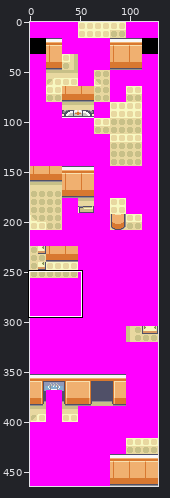
A sprite sheet gets an edit: raw_tilesets/secondary/decompiled_pokemon_center/bottom.png. Above: a wide view before the commit, with the close-up outlined.
Close-up. The starting point:
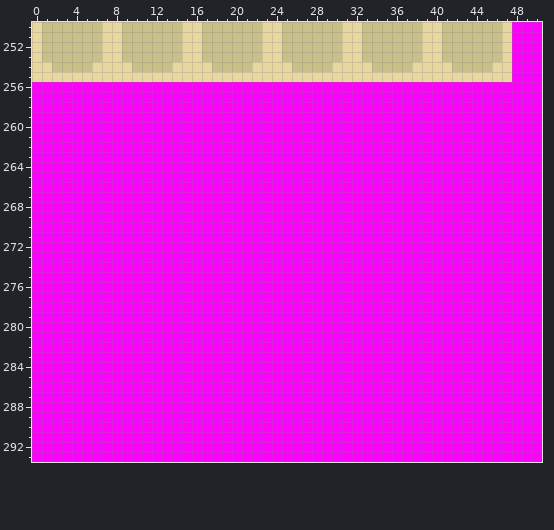
The file is 128x464 pixels. Shown: x 0..50, y 250..293.
The result:
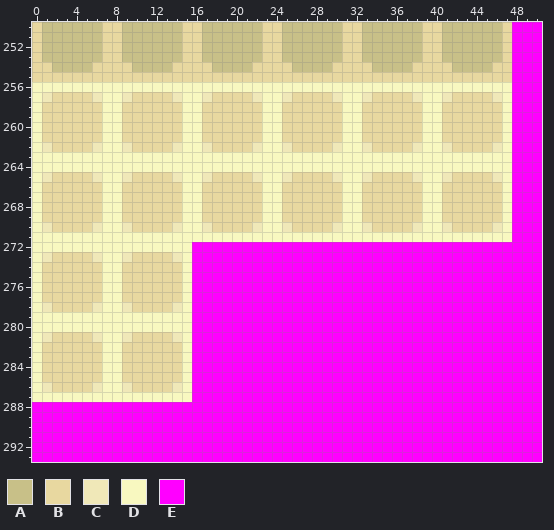
Palette (. is transparent): A #c8c088  B #e8d8a0  C #f0e8b8  D #f8f8c0  E #ff00ff
The exact change:
@@ x 0..50 @@
 255 BBBBBBBBBBBBBBBBBBBBBBBBBBBBBBBBBBBBBBBBBBBBBBBBEEE
-256 EEEEEEEEEEEEEEEEEEEEEEEEEEEEEEEEEEEEEEEEEEEEEEEEEEE
-257 EEEEEEEEEEEEEEEEEEEEEEEEEEEEEEEEEEEEEEEEEEEEEEEEEEE
-258 EEEEEEEEEEEEEEEEEEEEEEEEEEEEEEEEEEEEEEEEEEEEEEEEEEE
-259 EEEEEEEEEEEEEEEEEEEEEEEEEEEEEEEEEEEEEEEEEEEEEEEEEEE
-260 EEEEEEEEEEEEEEEEEEEEEEEEEEEEEEEEEEEEEEEEEEEEEEEEEEE
-261 EEEEEEEEEEEEEEEEEEEEEEEEEEEEEEEEEEEEEEEEEEEEEEEEEEE
-262 EEEEEEEEEEEEEEEEEEEEEEEEEEEEEEEEEEEEEEEEEEEEEEEEEEE
-263 EEEEEEEEEEEEEEEEEEEEEEEEEEEEEEEEEEEEEEEEEEEEEEEEEEE
-264 EEEEEEEEEEEEEEEEEEEEEEEEEEEEEEEEEEEEEEEEEEEEEEEEEEE
-265 EEEEEEEEEEEEEEEEEEEEEEEEEEEEEEEEEEEEEEEEEEEEEEEEEEE
-266 EEEEEEEEEEEEEEEEEEEEEEEEEEEEEEEEEEEEEEEEEEEEEEEEEEE
-267 EEEEEEEEEEEEEEEEEEEEEEEEEEEEEEEEEEEEEEEEEEEEEEEEEEE
-268 EEEEEEEEEEEEEEEEEEEEEEEEEEEEEEEEEEEEEEEEEEEEEEEEEEE
-269 EEEEEEEEEEEEEEEEEEEEEEEEEEEEEEEEEEEEEEEEEEEEEEEEEEE
-270 EEEEEEEEEEEEEEEEEEEEEEEEEEEEEEEEEEEEEEEEEEEEEEEEEEE
-271 EEEEEEEEEEEEEEEEEEEEEEEEEEEEEEEEEEEEEEEEEEEEEEEEEEE
-272 EEEEEEEEEEEEEEEEEEEEEEEEEEEEEEEEEEEEEEEEEEEEEEEEEEE
-273 EEEEEEEEEEEEEEEEEEEEEEEEEEEEEEEEEEEEEEEEEEEEEEEEEEE
-274 EEEEEEEEEEEEEEEEEEEEEEEEEEEEEEEEEEEEEEEEEEEEEEEEEEE
-275 EEEEEEEEEEEEEEEEEEEEEEEEEEEEEEEEEEEEEEEEEEEEEEEEEEE
-276 EEEEEEEEEEEEEEEEEEEEEEEEEEEEEEEEEEEEEEEEEEEEEEEEEEE
-277 EEEEEEEEEEEEEEEEEEEEEEEEEEEEEEEEEEEEEEEEEEEEEEEEEEE
-278 EEEEEEEEEEEEEEEEEEEEEEEEEEEEEEEEEEEEEEEEEEEEEEEEEEE
-279 EEEEEEEEEEEEEEEEEEEEEEEEEEEEEEEEEEEEEEEEEEEEEEEEEEE
-280 EEEEEEEEEEEEEEEEEEEEEEEEEEEEEEEEEEEEEEEEEEEEEEEEEEE
-281 EEEEEEEEEEEEEEEEEEEEEEEEEEEEEEEEEEEEEEEEEEEEEEEEEEE
-282 EEEEEEEEEEEEEEEEEEEEEEEEEEEEEEEEEEEEEEEEEEEEEEEEEEE
-283 EEEEEEEEEEEEEEEEEEEEEEEEEEEEEEEEEEEEEEEEEEEEEEEEEEE
-284 EEEEEEEEEEEEEEEEEEEEEEEEEEEEEEEEEEEEEEEEEEEEEEEEEEE
-285 EEEEEEEEEEEEEEEEEEEEEEEEEEEEEEEEEEEEEEEEEEEEEEEEEEE
-286 EEEEEEEEEEEEEEEEEEEEEEEEEEEEEEEEEEEEEEEEEEEEEEEEEEE
-287 EEEEEEEEEEEEEEEEEEEEEEEEEEEEEEEEEEEEEEEEEEEEEEEEEEE
+256 DDDDDDDDDDDDDDDDDDDDDDDDDDDDDDDDDDDDDDDDDDDDDDDDEEE
+257 DCBBBBCDDCBBBBCDDCBBBBCDDCBBBBCDDCBBBBCDDCBBBBCDEEE
+258 DBBBBBBDDBBBBBBDDBBBBBBDDBBBBBBDDBBBBBBDDBBBBBBDEEE
+259 DBBBBBBDDBBBBBBDDBBBBBBDDBBBBBBDDBBBBBBDDBBBBBBDEEE
+260 DBBBBBBDDBBBBBBDDBBBBBBDDBBBBBBDDBBBBBBDDBBBBBBDEEE
+261 DBBBBBBDDBBBBBBDDBBBBBBDDBBBBBBDDBBBBBBDDBBBBBBDEEE
+262 DCBBBBCDDCBBBBCDDCBBBBCDDCBBBBCDDCBBBBCDDCBBBBCDEEE
+263 DDDDDDDDDDDDDDDDDDDDDDDDDDDDDDDDDDDDDDDDDDDDDDDDEEE
+264 DDDDDDDDDDDDDDDDDDDDDDDDDDDDDDDDDDDDDDDDDDDDDDDDEEE
+265 DCBBBBCDDCBBBBCDDCBBBBCDDCBBBBCDDCBBBBCDDCBBBBCDEEE
+266 DBBBBBBDDBBBBBBDDBBBBBBDDBBBBBBDDBBBBBBDDBBBBBBDEEE
+267 DBBBBBBDDBBBBBBDDBBBBBBDDBBBBBBDDBBBBBBDDBBBBBBDEEE
+268 DBBBBBBDDBBBBBBDDBBBBBBDDBBBBBBDDBBBBBBDDBBBBBBDEEE
+269 DBBBBBBDDBBBBBBDDBBBBBBDDBBBBBBDDBBBBBBDDBBBBBBDEEE
+270 DCBBBBCDDCBBBBCDDCBBBBCDDCBBBBCDDCBBBBCDDCBBBBCDEEE
+271 DDDDDDDDDDDDDDDDDDDDDDDDDDDDDDDDDDDDDDDDDDDDDDDDEEE
+272 DDDDDDDDDDDDDDDDEEEEEEEEEEEEEEEEEEEEEEEEEEEEEEEEEEE
+273 DCBBBBCDDCBBBBCDEEEEEEEEEEEEEEEEEEEEEEEEEEEEEEEEEEE
+274 DBBBBBBDDBBBBBBDEEEEEEEEEEEEEEEEEEEEEEEEEEEEEEEEEEE
+275 DBBBBBBDDBBBBBBDEEEEEEEEEEEEEEEEEEEEEEEEEEEEEEEEEEE
+276 DBBBBBBDDBBBBBBDEEEEEEEEEEEEEEEEEEEEEEEEEEEEEEEEEEE
+277 DBBBBBBDDBBBBBBDEEEEEEEEEEEEEEEEEEEEEEEEEEEEEEEEEEE
+278 DCBBBBCDDCBBBBCDEEEEEEEEEEEEEEEEEEEEEEEEEEEEEEEEEEE
+279 DDDDDDDDDDDDDDDDEEEEEEEEEEEEEEEEEEEEEEEEEEEEEEEEEEE
+280 DDDDDDDDDDDDDDDDEEEEEEEEEEEEEEEEEEEEEEEEEEEEEEEEEEE
+281 DCBBBBCDDCBBBBCDEEEEEEEEEEEEEEEEEEEEEEEEEEEEEEEEEEE
+282 DBBBBBBDDBBBBBBDEEEEEEEEEEEEEEEEEEEEEEEEEEEEEEEEEEE
+283 DBBBBBBDDBBBBBBDEEEEEEEEEEEEEEEEEEEEEEEEEEEEEEEEEEE
+284 DBBBBBBDDBBBBBBDEEEEEEEEEEEEEEEEEEEEEEEEEEEEEEEEEEE
+285 DBBBBBBDDBBBBBBDEEEEEEEEEEEEEEEEEEEEEEEEEEEEEEEEEEE
+286 DCBBBBCDDCBBBBCDEEEEEEEEEEEEEEEEEEEEEEEEEEEEEEEEEEE
+287 DDDDDDDDDDDDDDDDEEEEEEEEEEEEEEEEEEEEEEEEEEEEEEEEEEE
 288 EEEEEEEEEEEEEEEEEEEEEEEEEEEEEEEEEEEEEEEEEEEEEEEEEEE
Pixel boxes of the changes (left, top, right, bottom) in both close-ups:
changed: (32, 82, 512, 402)
